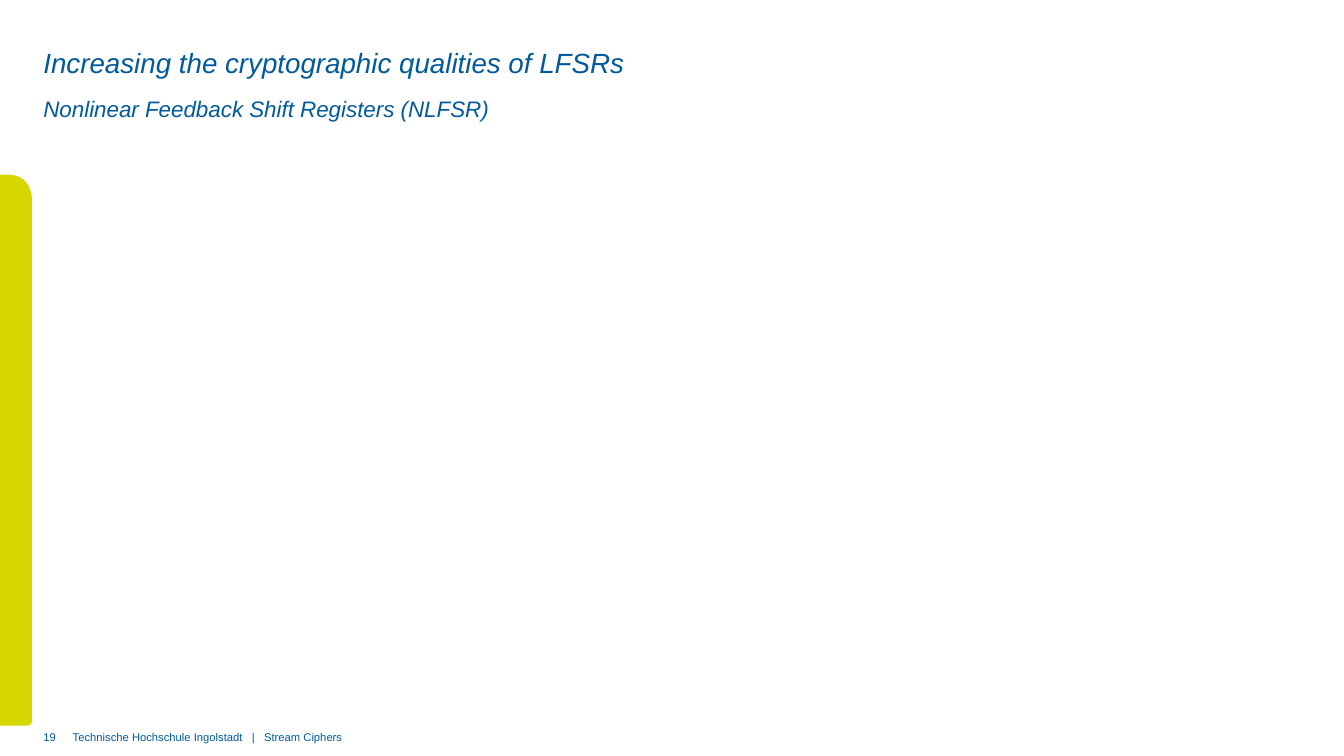
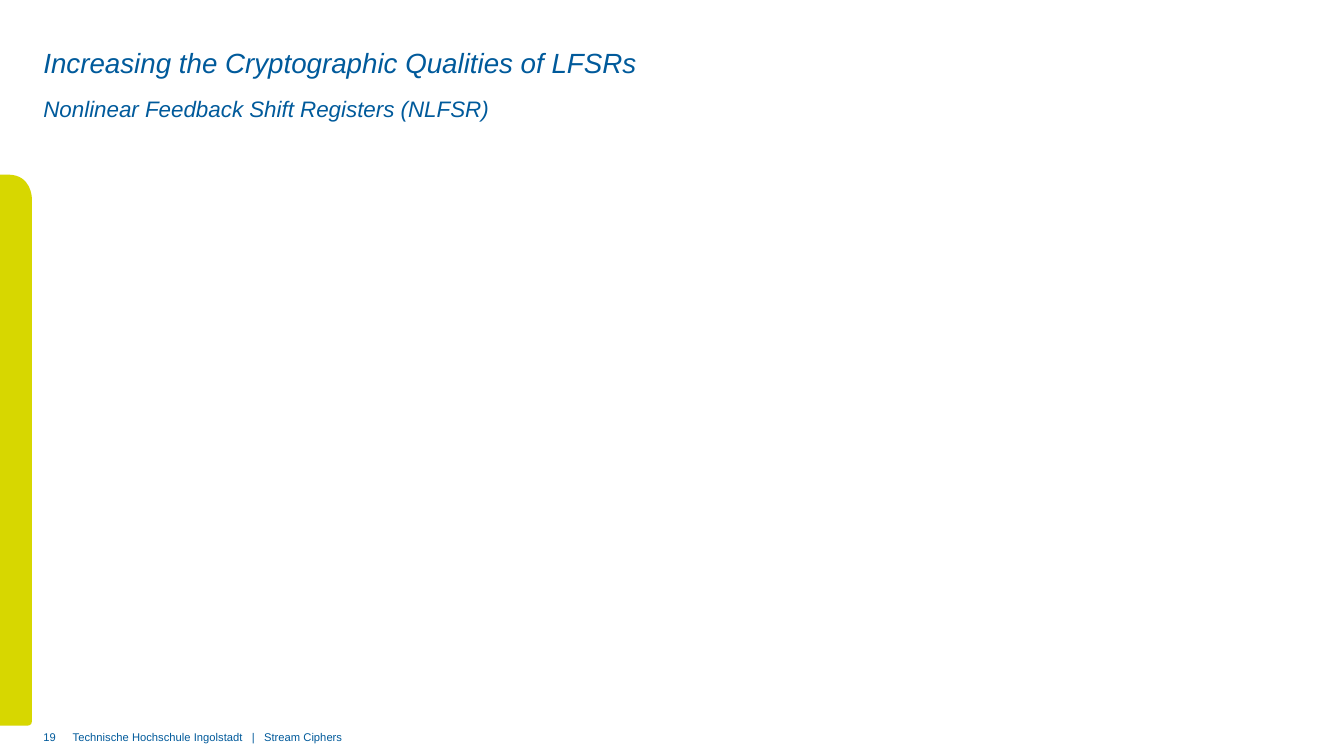
Before and after one commit to xThale/crypto-stream-ciphers, a slide deck: slide 19 of Präsentation/Merged Presentation.pptx. Drawn at 1344x756 pixels with LibreOffice and Linux fonts; fonts in the diff are those of the drawing; grey boxes stand for pictures; background and template pictures are left out. Boxes give left, top, right and bottom in pixels: in the first picture for what was removed or moved away, otherwise in the second. Text is boxed around its words. In the diff, an @@ line names an element or a change of style, - is before the commit and + after.

```diff
--- a/Präsentation/Merged Presentation.pptx
+++ b/Präsentation/Merged Presentation.pptx
@@ title at [43,53,637,79]: text changed @@
-Increasing the cryptographic qualities of LFSRs
+Increasing the Cryptographic Qualities of LFSRs
```
Also in this commit, not shown: 7 other slides changed, 10 other files.
